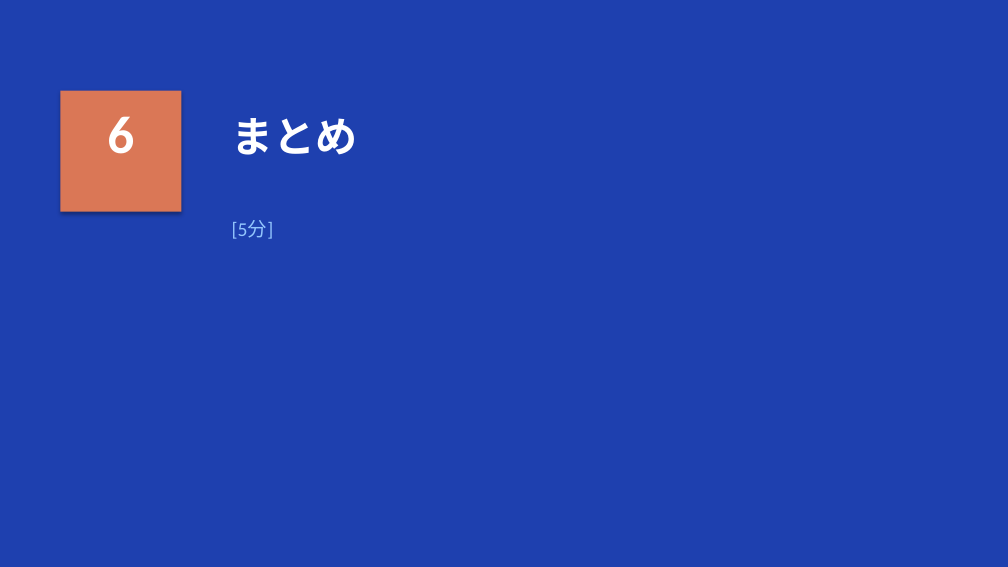
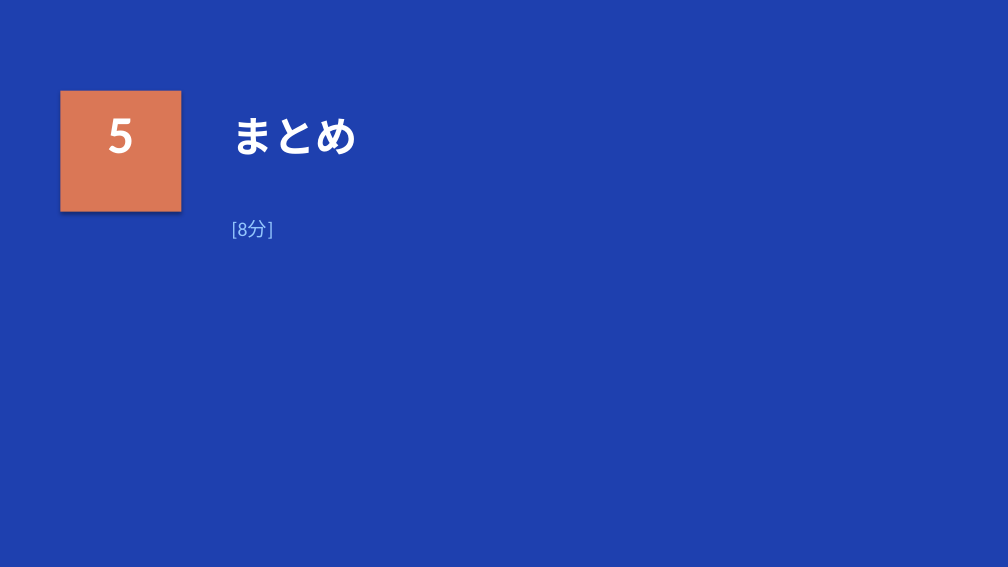
Before and after one commit to zatune-gif/kurashi-no-dodai-log, a slide deck: slide 15 of 00-01_han-ai/training-materials/course02_jissen_bunsho.pptx (slide 17 before the commit). Drawn at 1008x567 pixels with LibreOffice and Linux fonts; fonts in the diff are those of the drawing. Boxes give left, top, right and bottom in pixels: in the first picture for what was removed or moved away, otherwise in the second. Text is boxed around its words. In the diff, an @@ line names an element or a change of style, - is before the commit and + after.

```diff
--- a/00-01_han-ai/training-materials/course02_jissen_bunsho.pptx
+++ b/00-01_han-ai/training-materials/course02_jissen_bunsho.pptx
@@ text at [107, 118, 134, 154]: text changed @@
-6
+5
@@ text at [232, 220, 274, 239]: text changed @@
-[5分]
+[8分]
```
Also in this commit, not shown: 9 other slides changed, 2 slides removed, 3 other files.
